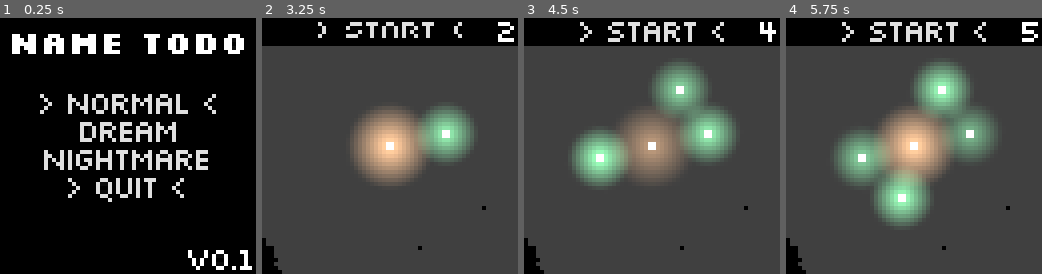
Above: before the commit, frames 1-4 (left to right).
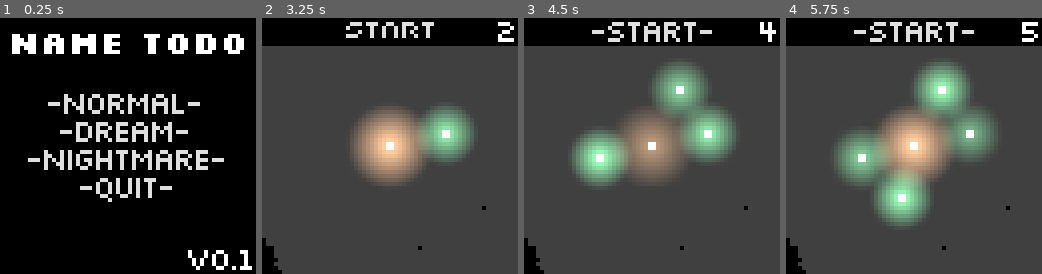
Above: after the commit, the same moments.

Repository: IceTyp/Voidvasion
Game: Godot game, scene res://src/user_interface/main_menu.tscn
Two runs of this game, one before a commit and one after it. Both use one fixed random seed, a clock stepped at 60 frames per second and the inputs below.
Inputs (mouse positions are in pixels of both pictures, inside the frame that each line leads up to):
- Up to frame 1 (0.25 s): no input
- Up to frame 2 (3.25 s): click "Dream" (after the commit: "-Dream-") at 0.5 s; click "Nightmare" (after the commit: "-Nightmare-") at 1.25 s; click "> Normal <" (after the commit: "-Normal-") at 2 s; move the mouse to (446, 133) at 2.77 s; click (446, 133) at 2.92 s
- Up to frame 3 (4.5 s): move the mouse to (600, 158) at 3.52 s; click (600, 158) at 3.67 s; move the mouse to (677, 89) at 4.27 s; click (677, 89) at 4.42 s
- Up to frame 4 (5.75 s): tap Enter at 5 s; move the mouse to (901, 197) at 5.02 s; click (901, 197) at 5.17 s

The runs differ from the first frame. In frame 1, 5.5% of the frame differs, in the area x 10-88%, y 29-71%; in frame 2, 0.2%; in frame 3, 0.4%; in frame 4, 0.4%.

Commit message:
update buttons automatically

Diff:
--- a/godot/project.godot
+++ b/godot/project.godot
@@ -17,7 +17,7 @@
 
 [autoload]
 
-UiSounds="*res://src/autoload/ui_sounds.gd"
+UiSounds="*res://src/autoload/button_updater.gd"
 Global="*res://src/autoload/global.gd"
 
 [display]
--- a/godot/src/autoload/ui_sounds.gd
+++ b/godot/src/autoload/button_updater.gd
@@ -7,17 +7,18 @@
 
 
 func _ready() -> void:
-	get_tree().get_root().child_entered_tree.connect(add_sounds_to_buttons)
-	add_sounds_to_buttons(get_tree().get_root())
+	get_tree().get_root().child_entered_tree.connect(update_buttons)
+	update_buttons(get_tree().get_root())
 	for key in sounds.keys():
 		add_child(sounds[key])
 		sounds[key].stream = load("res://sound/ui/%s.ogg" % key)
 		sounds[key].bus = "UI"
 
 
-func add_sounds_to_buttons(node: Node) -> void:
+func update_buttons(node: Node) -> void:
 	if node is Button:
 		node.pressed.connect(sounds.accept.play)
 		node.mouse_entered.connect(sounds.focus.play)
+		node.text = "-%s-" % node.text
 	for child in node.get_children():
-		add_sounds_to_buttons(child)
+		update_buttons(child)
--- a/godot/src/user_interface/button_quit.tscn
+++ b/godot/src/user_interface/button_quit.tscn
@@ -13,5 +13,5 @@
 offset_right = 15.5
 grow_horizontal = 2
 grow_vertical = 0
-text = "> Quit <"
+text = "Quit"
 script = ExtResource("1_ev867")
--- a/godot/src/user_interface/game_end_screen.tscn
+++ b/godot/src/user_interface/game_end_screen.tscn
@@ -56,12 +56,12 @@
 
 [node name="ButtonNewGame" type="Button" parent="VBoxContainer"]
 layout_mode = 2
-text = "-Try Again-"
+text = "Try Again"
 
 [node name="ButtonCopy" type="Button" parent="VBoxContainer"]
 layout_mode = 2
 size_flags_vertical = 8
-text = "> Copy <"
+text = "Copy"
 
 [node name="ButtonQuit" parent="." instance=ExtResource("4_gjsl7")]
 layout_mode = 1
--- a/godot/src/user_interface/game_menu.tscn
+++ b/godot/src/user_interface/game_menu.tscn
@@ -58,7 +58,7 @@
 offset_bottom = 3.5
 grow_horizontal = 2
 grow_vertical = 2
-text = "> Start <"
+text = "Start"
 script = ExtResource("3_wd2ni")
 
 [node name="OrbCounter" type="Label" parent="VBoxContainer/TextureRect"]
--- a/godot/src/user_interface/main_menu.gd
+++ b/godot/src/user_interface/main_menu.gd
@@ -2,7 +2,7 @@
 
 signal difficulty_selected(difficulty)
 
-@onready var v_box_container: VBoxContainer = $VBoxContainer
+@onready var difficulties_container: VBoxContainer = %DifficultiesContainer
 @onready var mouse_blocker: ColorRect = $MouseBlocker
 
 
@@ -11,8 +11,8 @@
 	visibility_changed.connect(_on_visibility_changed)
 	Global.main_menu = self
 
-	for i in range(v_box_container.get_child_count()):
-		(v_box_container.get_child(i) as Button).pressed.connect(_on_button_difficulty_pressed.bind(i))
+	for i in range(difficulties_container.get_child_count()):
+		(difficulties_container.get_child(i) as Button).pressed.connect(_on_button_difficulty_pressed.bind(i))
 
 
 func _on_button_difficulty_pressed(difficulty: int) -> void:
--- a/godot/src/user_interface/main_menu.tscn
+++ b/godot/src/user_interface/main_menu.tscn
@@ -36,27 +36,27 @@
 
 [node name="VBoxContainer" type="VBoxContainer" parent="."]
 layout_mode = 1
-anchors_preset = 8
-anchor_left = 0.5
-anchor_top = 0.5
-anchor_right = 0.5
-anchor_bottom = 0.5
-offset_left = -23.0
-offset_top = -14.0
-offset_right = 23.0
-offset_bottom = 14.0
+anchors_preset = 15
+anchor_right = 1.0
+anchor_bottom = 1.0
 grow_horizontal = 2
 grow_vertical = 2
+alignment = 1
 
-[node name="ButtonDifficulty0" type="Button" parent="VBoxContainer"]
+[node name="DifficultiesContainer" type="VBoxContainer" parent="VBoxContainer"]
+unique_name_in_owner = true
 layout_mode = 2
-text = "> Normal <"
+size_flags_horizontal = 4
 
-[node name="ButtonDifficulty1" type="Button" parent="VBoxContainer"]
+[node name="ButtonDifficulty0" type="Button" parent="VBoxContainer/DifficultiesContainer"]
+layout_mode = 2
+text = "Normal"
+
+[node name="ButtonDifficulty1" type="Button" parent="VBoxContainer/DifficultiesContainer"]
 layout_mode = 2
 text = "Dream"
 
-[node name="ButtonDifficulty2" type="Button" parent="VBoxContainer"]
+[node name="ButtonDifficulty2" type="Button" parent="VBoxContainer/DifficultiesContainer"]
 layout_mode = 2
 text = "Nightmare"
 
